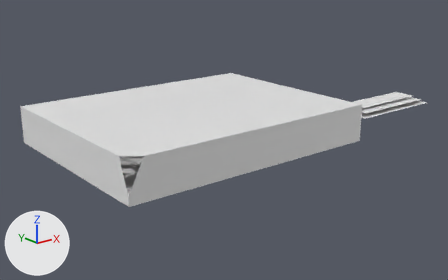
The OBJ model a-painter/models/ui.obj, before and after one commit.
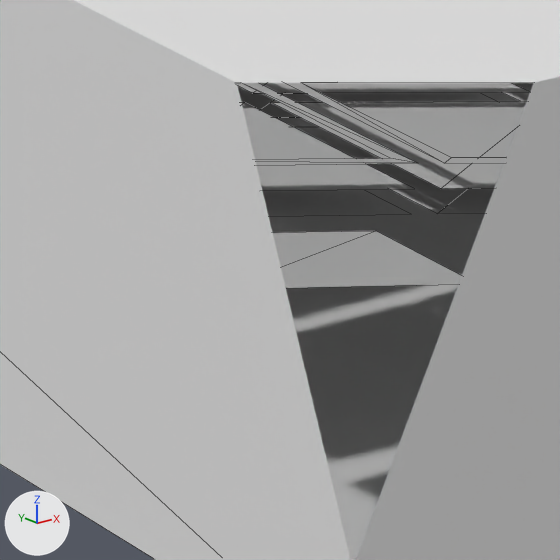
There are two pictures of each version: one whole from a 50 mm lens placed at (-0.42, -0.548, 0.199), pointed at (0.024, 0.008, -0.023), one close up on the part from 22% to 33% of the width and 53% to 70% of the height. The axes (+X, +Y, +Z) are drawn at lower left. The lights are the same throughout. The close-ups show mesh edges as thin lines. Everything nearer to the camera than a plane just in front of the edit is cut away. Where no turn or scale is listed for an object, it has been applied to the vertices.

The first close-up shows 'bb', 'brush10', 'brush10bg', 'brush12', 'brush12bg', 'brush12fg', 'brush13', 'brush13bg', 'brush13fg', 'brushprev'.
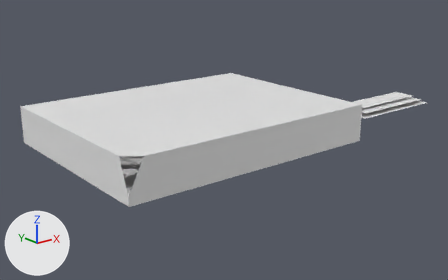
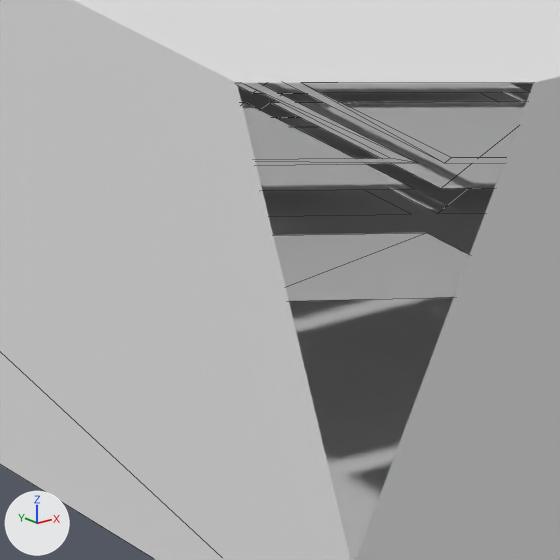
What differs and where, as boxes [x1, y1, x2, y2] in the close-ups (560 x 560 px):
'brushprev', reshaped
    before: [272, 231, 462, 288]
    after: [273, 233, 469, 301]

Edits to the bpy script that builds the scene:
```text
Change me_brushprev:
    where me_brushprev.from_pydata(...)  # 4 vertices, 2 faces; spans x -0.1724..-0.1504, y -0.0885..-0.0732, z 0.0034..0.008
    used by ob_brushprev; location = (0.0, 0.0, 0.0)
    me_brushprev part 1
    me_brushprev.vertices[0].co: (-0.1724, -0.0885, 0.008) -> (-0.1711, -0.0898, 0.0071)
    me_brushprev.vertices[1].co: (-0.1504, -0.0885, 0.0034) -> (-0.1451, -0.0898, 0.0016)
    me_brushprev.vertices[2].co: (-0.1724, -0.0732, 0.008) -> (-0.1711, -0.0718, 0.0071)
    me_brushprev.vertices[3].co: (-0.1504, -0.0732, 0.0034) -> (-0.1451, -0.0718, 0.0016)  # pixel (375, 230) -> pixel (426, 232)
```
